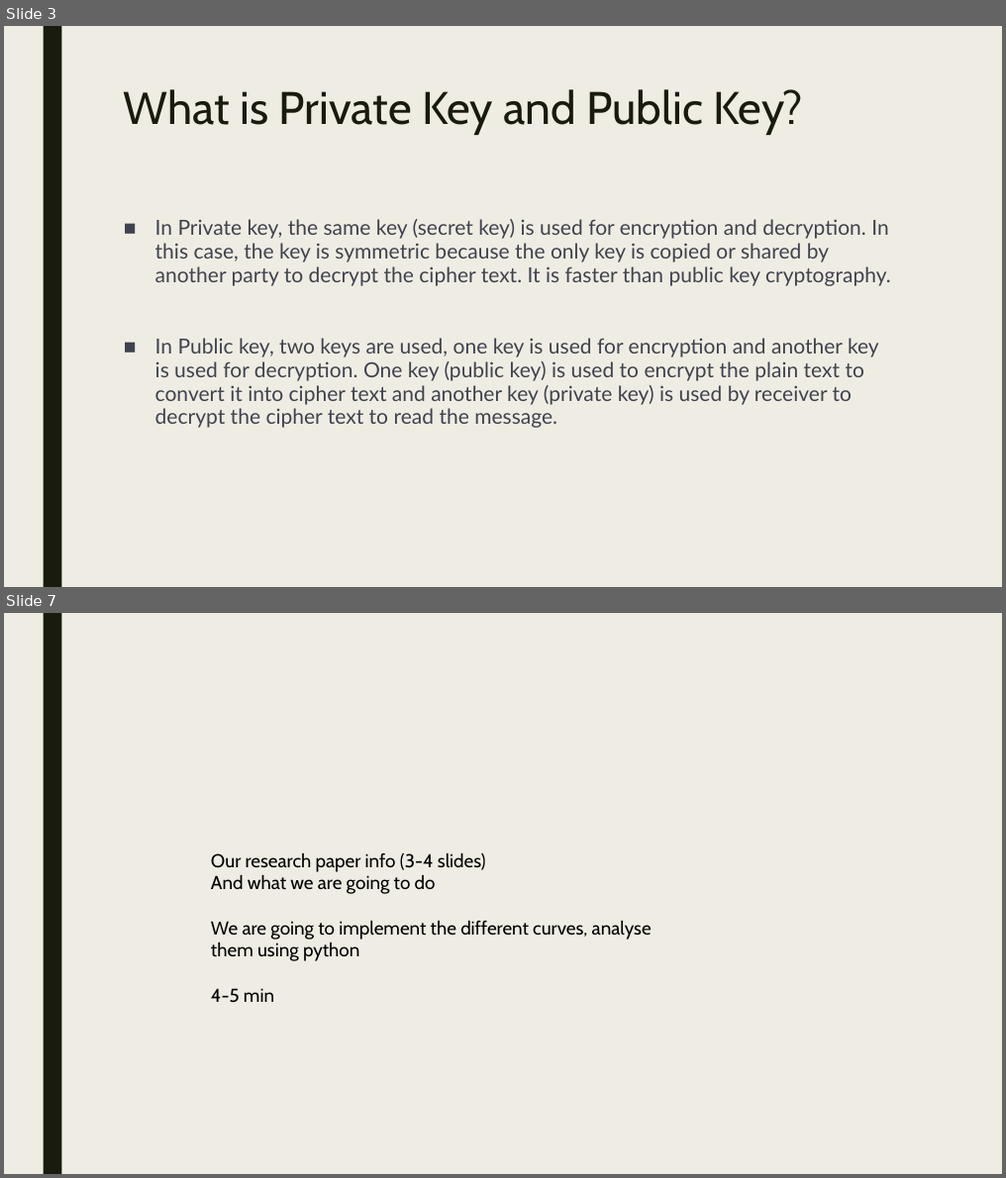
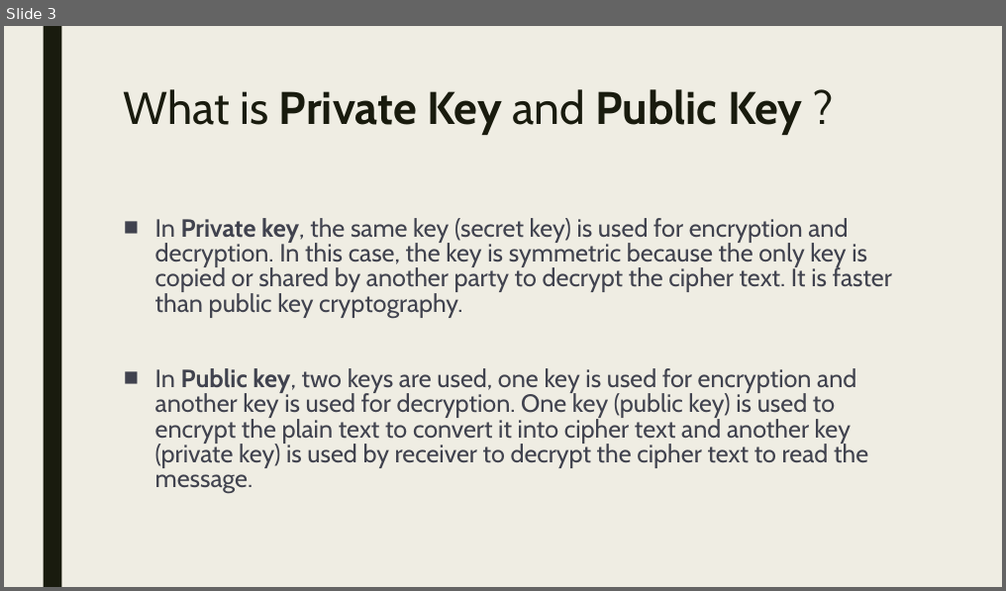
Before and after one commit to Jaidev810/ECC-Cipher, a slide deck: Ecc Cipher.pptx. Shown one above the other, each under a label of ours: slides 3 and 7 before the commit, slide 3 after it; the slides between them are not shown. The pictures are 1006x1178 and 1006x591 pixels, drawn with LibreOffice and Linux fonts; fonts in the diff are those of the drawing. Boxes give left, top, right and bottom in pixels: in the first picture for what was removed or moved away, otherwise in the second. Text is boxed around its words. In the diff, an @@ line names an element or a change of style, - is before the commit and + after.

```diff
--- a/Ecc Cipher.pptx
+++ b/Ecc Cipher.pptx
@@ slide 7 removed at <box>4,613,1002,1174</box>, background #EFEDE3; not listed: 1 template element that a slide beside it also shows @@
@@ text removed at <box>211,853,651,1003</box> @@
-Our research paper info (3-4 slides)
-And what we are going to do
-We are going to implement the different curves, analyse them using python
-4-5 min
@@ slide 3 changed as well @@
@@ title at <box>124,89,802,135</box>: text changed; bold on @@
-What is Private Key and Public Key?
+What is Private Key and Public Key ?
@@ text "In Private key, the same ..." at <box>155,218,892,494</box>: size 20 to 24 pt, font Lato to Cabin; bold on in "Private key,", "Public key,"; line spacing 0.94 to 0.84 @@
```
Also in this commit, not shown: 2 other slides changed, 4 slides added, 4 other slides removed.
